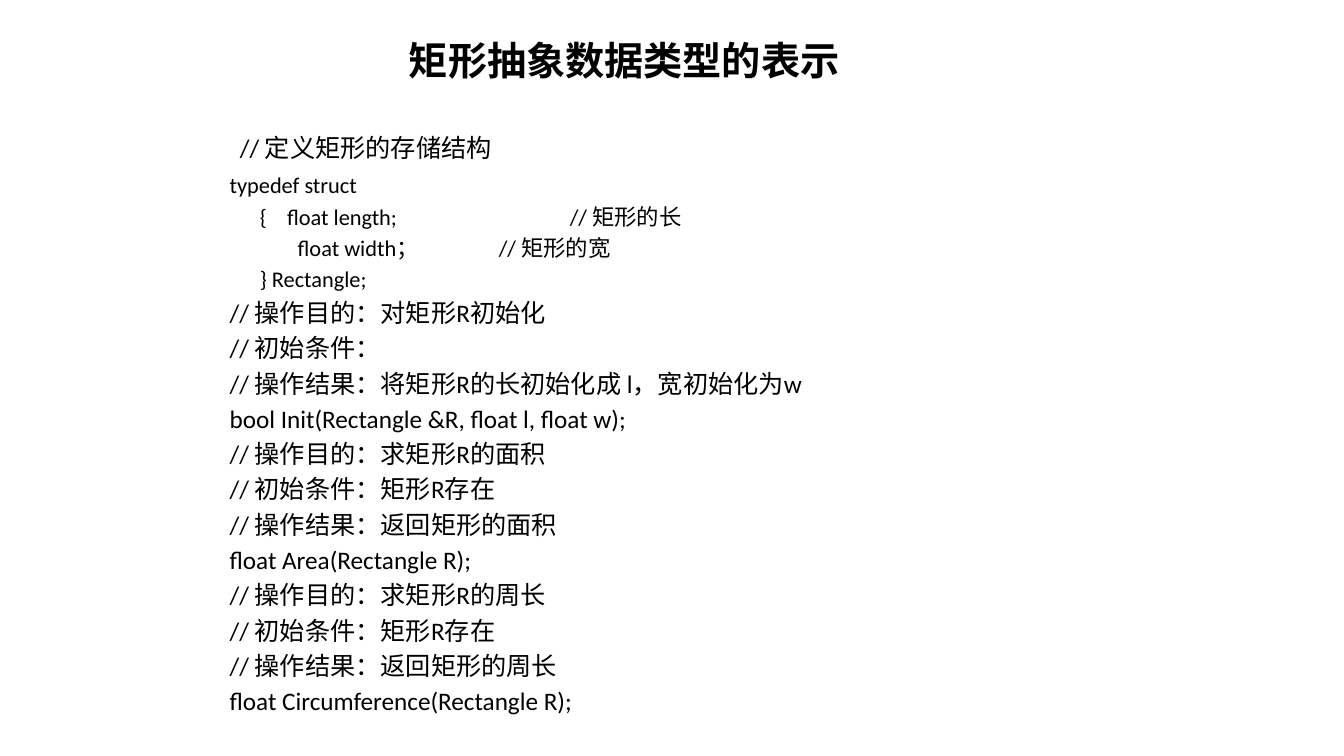
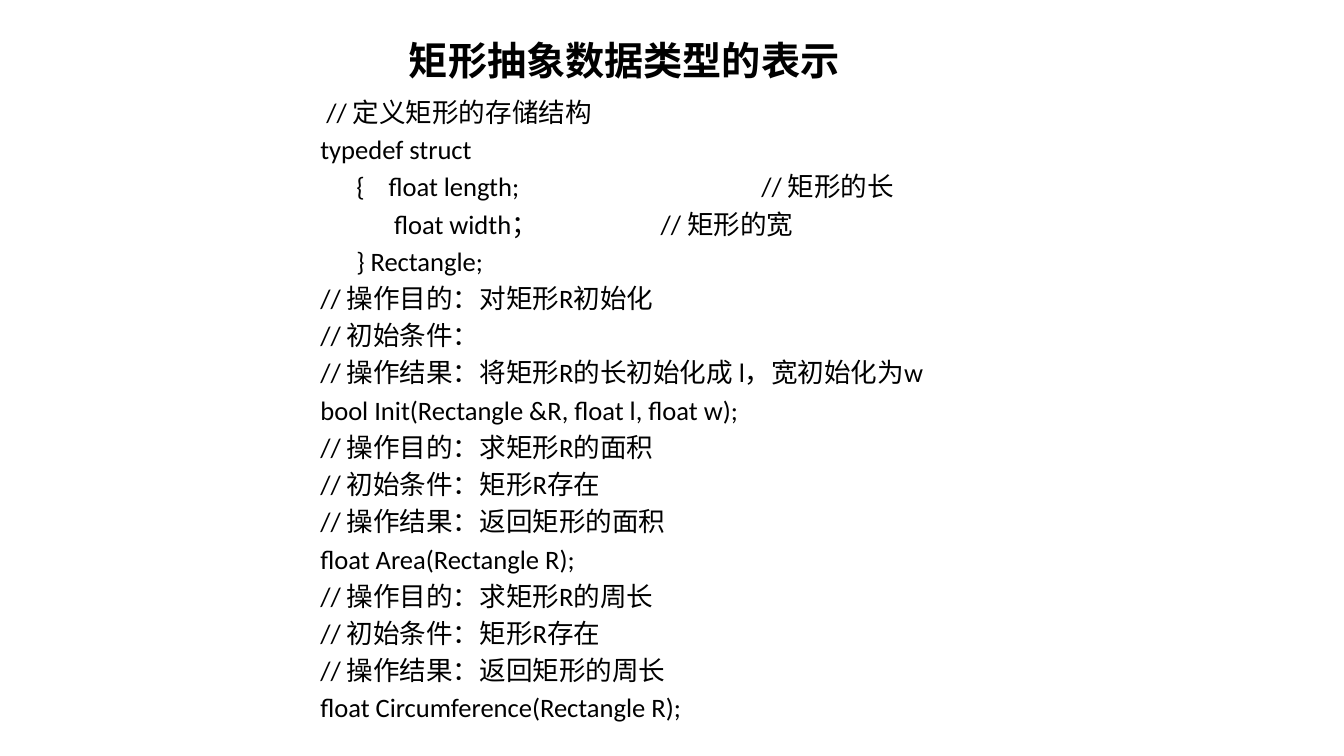
Before and after one commit to Gempittance/Data_Structur_Build, a slide deck: slide 29 of 数据结构PPT/ds1.pptx. Drawn at 1344x756 pixels with LibreOffice and Linux fonts; fonts in the diff are those of the drawing. Boxes give left, top, right and bottom in pixels: in the first picture for what was removed or moved away, otherwise in the second. Text is boxed around its words. In the diff, an @@ line names an element or a change of style, - is before the commit and + after.

```diff
--- a/数据结构PPT/ds1.pptx
+++ b/数据结构PPT/ds1.pptx
@@ text "// 定义矩形的存储结构": place and size @@
-text "// 定义矩形的存储结构" at (230,135,802,715)
+text "// 定义矩形的存储结构" at (320,99,923,722)
@@ text "// 定义矩形的存储结构" at (320,99,923,722): size 18 to 19 pt in "// 定义矩形的存储结构", "// 操作目的：对矩形R初始化", "// 初始条件：", "// 操作结果：将矩形R的长初始化成 l，宽初始化为w" and 9 more places; size 16 to 19 pt in "typedef struct", "{ float length; // 矩形的长", "float width； // 矩形的宽", "} Rectangle;" @@
```
Also in this commit, not shown: 9 other slides changed, 1 slide added.
